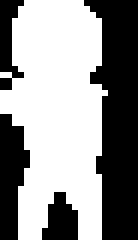
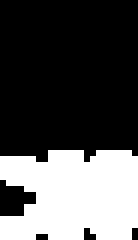
Comparing the layer stacks of the two (138, 240) images. Changes:
added layer "soilder_death-mask" above "soilder_death-color" over <box>0,0,138,240</box>
added layer "soilder_death-color" above "soilder_shoot-mask" over <box>0,0,138,240</box>
hid "soilder_shoot-mask" over <box>0,0,138,240</box>
hid "soilder_shoot-color" over <box>0,0,138,240</box>
hid "soilder_aim-mask" over <box>0,0,138,240</box>
hid "soilder_aim-color" over <box>0,0,138,240</box>
hid "soilder_step1-mask" over <box>0,0,138,240</box>
hid "soilder_step1-color" over <box>0,0,138,240</box>
hid "soilder_step2-mask" over <box>0,0,138,240</box>
hid "soilderr_step2-color" over <box>0,0,138,240</box>
